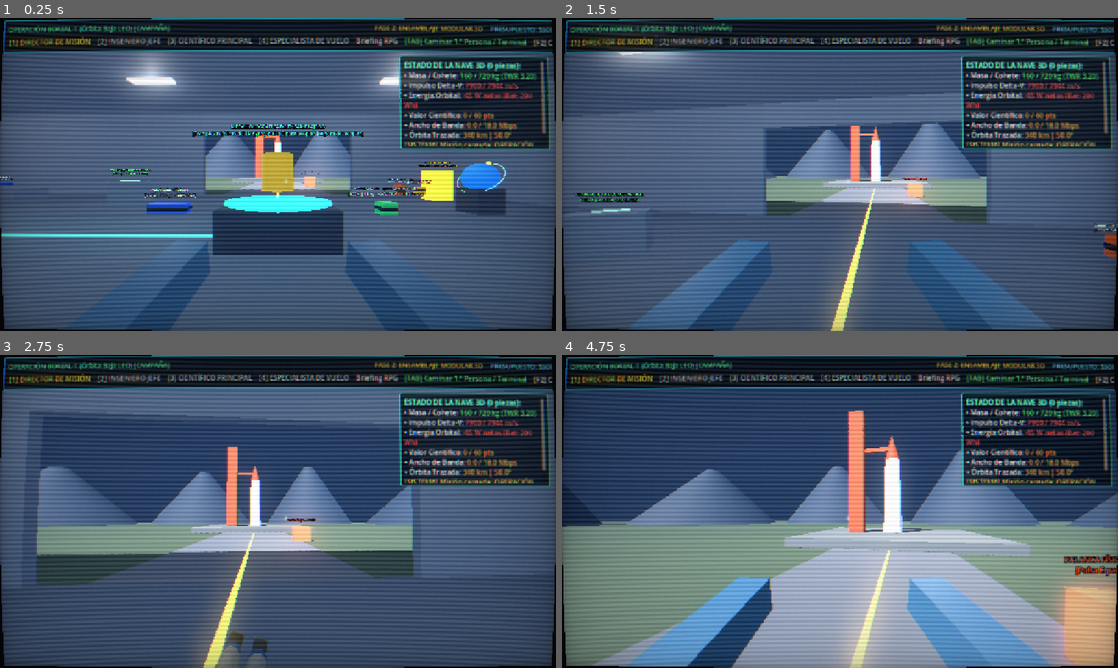
Above: before the commit, frames 1-4 (two rows, left to right).
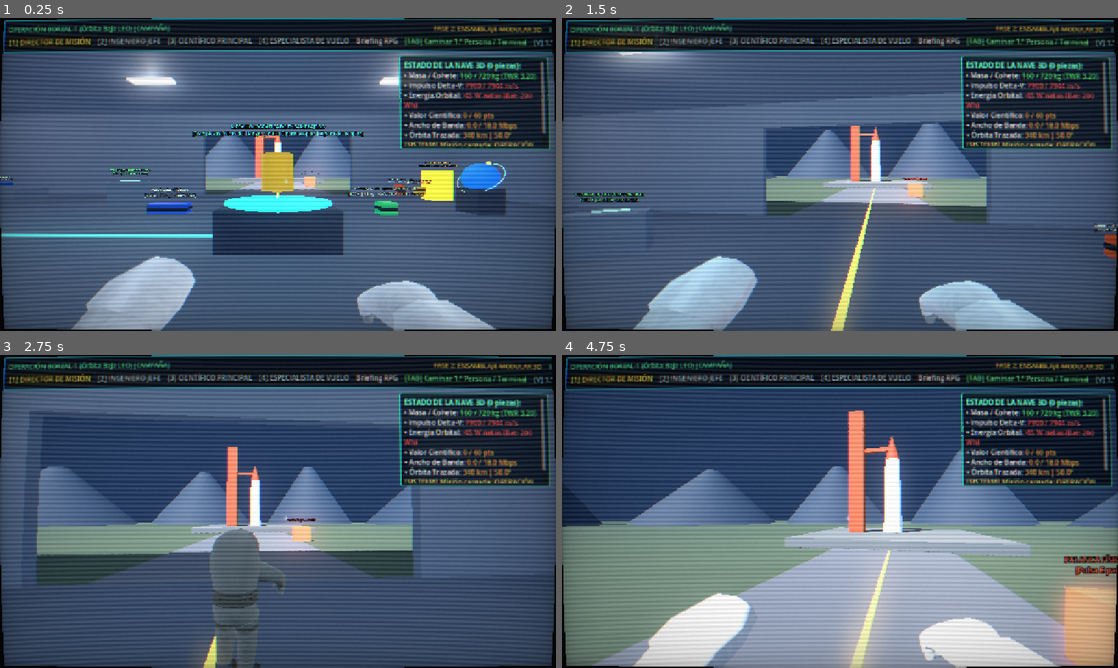
Above: after the commit, the same moments.

Repository: TechnoIsDeath/cosmic-blueprint--misi-n-control
Game: Godot game, scene res://scenes/Main.tscn
Same seed, same stepped clock (60 frames per second), same inputs: the game is played once before the commit and once after it.
Inputs (mouse positions are in pixels of both pictures, inside the frame that each line leads up to):
- Up to frame 1 (0.25 s): no input
- Up to frame 2 (1.5 s): tap Enter at 0.5 s; move the mouse to (867, 174) at 0.52 s; hold W from 0.53 s (still down); tap V at 0.6, 1.35 s; click (867, 174) at 0.67 s; tap Space at 0.77 s; move the mouse to (812, 174) at 1.27 s; click (812, 174) at 1.42 s
- Up to frame 3 (2.75 s): keep holding W; tap Space at 1.52 s; move the mouse to (289, 505) at 2.02 s; tap E at 2.1 s; click (289, 505) at 2.17 s; tap V at 2.3 s
- Up to frame 4 (4.75 s): keep holding W; move the mouse to (834, 517) at 2.77 s; tap Q at 2.85 s; click (834, 517) at 2.92 s; tap Space at 3.02, 3.77, 4.52 s; tap V at 3.05, 3.8, 4.55 s; move the mouse to (878, 514) at 3.52 s; tap G at 3.6 s; click (878, 514) at 3.67 s; move the mouse to (795, 508) at 4.27 s; tap R at 4.35 s; click (795, 508) at 4.42 s

The runs differ from the first frame. In frame 1, 7.5% of the frame differs, in the area x 12-100%, y 2-100%; in frame 2, 8.3%; in frame 3, 2.7%; in frame 4, 9.1%, in the area x 11-100%, y 2-100%.

Commit message:
a

Diff:
--- a/scripts/Main.gd
+++ b/scripts/Main.gd
@@ -18,9 +18,16 @@
 		_run_automated_verification(room)
 
 func _run_automated_verification(room: ControlRoom3D) -> void:
-	print("[TEST] 1. Jugador 1.ª Persona instanciado en pos: %s | Mallas Traje Mark III: %d" % [
-		str(room.player.global_position), room.player.suit_meshes.size()
+	var mi: MeshInstance3D = room.player.suit_meshes[0] if not room.player.suit_meshes.is_empty() else null
+	var suit_box: AABB = (room.player.suit_pivot.get_child(0).transform * mi.transform) * mi.get_aabb() if mi else AABB()
+	print("[TEST] 1. Jugador en pos: %s | Traje Mark III AABB: %s" % [
+		str(room.player.global_position), str(suit_box)
 	])
+	room.player.toggle_third_person()
+	print("[TEST]    -> Cambio a 3.ª persona: %s | Pos cámara: %s" % [
+		str(room.player.third_person), str(room.player.camera.position)
+	])
+	room.player.toggle_third_person()
 	print("[TEST] 2. Objetos físicos 3D en el mundo (PickupItem3D): ", room.pickups_container.get_child_count())
 
 	# Probar recoger un objeto físico con el jugador y acoplarlo a la nave
--- a/scripts/player/FirstPersonPlayer.gd
+++ b/scripts/player/FirstPersonPlayer.gd
@@ -19,8 +19,8 @@
 var raycast: RayCast3D
 var hand_anchor: Node3D
 var flashlight: SpotLight3D
-var left_arm_mesh: MeshInstance3D
-var right_arm_mesh: MeshInstance3D
+var left_arm_mesh: Node3D
+var right_arm_mesh: Node3D
 var suit_pivot: Node3D
 var suit_meshes: Array[MeshInstance3D] = []
 var third_person: bool = false
@@ -99,29 +99,29 @@
 	if suit_scene_node == null:
 		return
 
-	# Orientación para modelos Z-up: levantar verticalmente y mirar al frente (-Z)
-	suit_scene_node.rotation_degrees = Vector3(-90.0, 180.0, 0.0)
+	# El modelo Mark III Spacesuit ya viene erguido internamente (MeshInstance3D rotado 90° en X) y mirando hacia adelante (-Z).
+	suit_scene_node.rotation_degrees = Vector3.ZERO
 	suit_pivot.add_child(suit_scene_node)
 
 	suit_meshes.clear()
 	_collect_meshes(suit_scene_node)
 
-	# Escalar automáticamente a 1.80 m de altura y apoyar pies en y = 0.0
-	var combined_height: float = 1.98
-	var min_y_local: float = -0.89
+	# Calcular AABB real en el espacio de suit_pivot para centrarlo, escalarlo a 1.80 m y apoyar pies en Y=0
 	if not suit_meshes.is_empty():
-		var first_aabb: AABB = suit_meshes[0].get_aabb()
-		# Tras rotar -90 en X, el eje Z del AABB original corresponde a la altura (Y)
-		combined_height = max(first_aabb.size.z, 0.2)
-		min_y_local = first_aabb.position.z
-
-	var target_scale: float = 1.80 / combined_height
-	suit_scene_node.scale = Vector3.ONE * target_scale
-	suit_scene_node.position = Vector3(0.0, -min_y_local * target_scale, 0.0)
+		var mi: MeshInstance3D = suit_meshes[0]
+		var world_aabb: AABB = (suit_scene_node.transform * mi.transform) * mi.get_aabb()
+		var target_scale: float = 1.80 / max(world_aabb.size.y, 0.2)
+		suit_scene_node.scale = Vector3.ONE * target_scale
+		var scaled_aabb: AABB = (suit_scene_node.transform * mi.transform) * mi.get_aabb()
+		var center_xz := Vector2(scaled_aabb.position.x + scaled_aabb.size.x * 0.5, scaled_aabb.position.z + scaled_aabb.size.z * 0.5)
+		suit_scene_node.position = Vector3(-center_xz.x, -scaled_aabb.position.y, -center_xz.y)
 
 func _collect_meshes(node: Node) -> void:
 	if node is MeshInstance3D:
-		suit_meshes.append(node as MeshInstance3D)
+		var mi := node as MeshInstance3D
+		mi.layers = 2
+		mi.cast_shadow = GeometryInstance3D.SHADOW_CASTING_SETTING_ON
+		suit_meshes.append(mi)
 	for c in node.get_children():
 		_collect_meshes(c)
 
@@ -132,49 +132,103 @@
 		hand_anchor.position = Vector3(0.0, -0.10, -(hold_distance + 2.55))
 		left_arm_mesh.visible = false
 		right_arm_mesh.visible = false
-		for mi in suit_meshes:
-			mi.cast_shadow = GeometryInstance3D.SHADOW_CASTING_SETTING_ON
+		camera.set_cull_mask_value(2, true)
+		camera.set_cull_mask_value(3, false)
 	else:
 		camera.position = Vector3.ZERO
 		raycast.target_position = Vector3(0.0, 0.0, -4.5)
 		hand_anchor.position = Vector3(0.0, -0.18, -hold_distance)
 		left_arm_mesh.visible = true
 		right_arm_mesh.visible = true
-		for mi in suit_meshes:
-			mi.cast_shadow = GeometryInstance3D.SHADOW_CASTING_SETTING_SHADOWS_ONLY
+		camera.set_cull_mask_value(2, false)
+		camera.set_cull_mask_value(3, true)
 
 func _build_first_person_arms() -> void:
-	var arm_mat := StandardMaterial3D.new()
-	arm_mat.albedo_color = Color(0.22, 0.36, 0.48)
-	arm_mat.roughness = 0.55
-	arm_mat.metallic = 0.3
-
-	var bm := BoxMesh.new()
-	bm.size = Vector3(0.11, 0.11, 0.55)
-
-	left_arm_mesh = MeshInstance3D.new()
-	left_arm_mesh.mesh = bm
-	left_arm_mesh.material_override = arm_mat
+	left_arm_mesh = _create_astronaut_arm(true)
 	left_arm_mesh.position = Vector3(-0.32, -0.32, -0.45)
 	left_arm_mesh.rotation_degrees = Vector3(10.0, -8.0, 0.0)
 	camera.add_child(left_arm_mesh)
 
-	right_arm_mesh = MeshInstance3D.new()
-	right_arm_mesh.mesh = bm
-	right_arm_mesh.material_override = arm_mat
+	right_arm_mesh = _create_astronaut_arm(false)
 	right_arm_mesh.position = Vector3(0.32, -0.32, -0.45)
 	right_arm_mesh.rotation_degrees = Vector3(10.0, 8.0, 0.0)
 	camera.add_child(right_arm_mesh)
 
+func _create_astronaut_arm(is_left: bool) -> Node3D:
+	var arm_root := Node3D.new()
+	var glove_node: Node3D = _load_glb_scene("res://assets/models/astronaut_glove.glb")
+	if glove_node != null:
+		# Orientar el eje largo (X) hacia adelante (-Z) y escalar a ~0.36 m
+		glove_node.rotation_degrees = Vector3(0.0, 90.0, 0.0)
+		var first_mesh := _find_first_mesh(glove_node)
+		var target_scale: float = 0.028
+		if first_mesh != null:
+			var aabb_sz: Vector3 = first_mesh.get_aabb().size
+			var max_dim: float = max(aabb_sz.x, max(aabb_sz.y, aabb_sz.z))
+			if max_dim > 0.01:
+				target_scale = 0.36 / max_dim
+		glove_node.scale = Vector3(-target_scale if is_left else target_scale, target_scale, target_scale)
+		_set_layer_recursive(glove_node, 4)
+		arm_root.add_child(glove_node)
+		return arm_root
+
+	# Respaldo procedural si el GLB no estuviera disponible
+	var fallback := MeshInstance3D.new()
+	var bm := BoxMesh.new()
+	bm.size = Vector3(0.11, 0.11, 0.45)
+	fallback.mesh = bm
+	fallback.layers = 4
+	arm_root.add_child(fallback)
+	return arm_root
+
+func _load_glb_scene(res_path: String) -> Node3D:
+	if ResourceLoader.exists(res_path):
+		var packed := load(res_path) as PackedScene
+		if packed:
+			return packed.instantiate() as Node3D
+	var doc := GLTFDocument.new()
+	var state := GLTFState.new()
+	var abs_path: String = ProjectSettings.globalize_path(res_path)
+	if FileAccess.file_exists(abs_path) and doc.append_from_file(abs_path, state) == OK:
+		return doc.generate_scene(state) as Node3D
+	return null
+
+func _find_first_mesh(node: Node) -> MeshInstance3D:
+	if node is MeshInstance3D:
+		return node as MeshInstance3D
+	for c in node.get_children():
+		var found := _find_first_mesh(c)
+		if found != null:
+			return found
+	return null
+
+func _set_layer_recursive(node: Node, layer_mask: int) -> void:
+	if node is MeshInstance3D:
+		var mi := node as MeshInstance3D
+		mi.layers = layer_mask
+		mi.cast_shadow = GeometryInstance3D.SHADOW_CASTING_SETTING_OFF
+	for c in node.get_children():
+		_set_layer_recursive(c, layer_mask)
+
 func set_ui_mode(open: bool) -> void:
 	ui_open = open
 	Input.mouse_mode = Input.MOUSE_MODE_VISIBLE if ui_open else Input.MOUSE_MODE_CAPTURED
+
+func toggle_third_person() -> void:
+	third_person = not third_person
+	_apply_camera_perspective()
+
+func _input(event: InputEvent) -> void:
+	if event is InputEventKey and event.pressed and not event.echo:
+		if event.keycode == KEY_V:
+			toggle_third_person()
 
 func _unhandled_input(event: InputEvent) -> void:
 	if event is InputEventMouseMotion and not ui_open and Input.mouse_mode == Input.MOUSE_MODE_CAPTURED:
 		rotate_y(deg_to_rad(-event.relative.x * MOUSE_SENSITIVITY))
 		head.rotate_x(deg_to_rad(-event.relative.y * MOUSE_SENSITIVITY))
-		head.rotation.x = clampf(head.rotation.x, deg_to_rad(-82.0), deg_to_rad(82.0))
+		var max_pitch: float = 55.0 if third_person else 82.0
+		head.rotation.x = clampf(head.rotation.x, deg_to_rad(-max_pitch), deg_to_rad(max_pitch))
 
 	if event is InputEventMouseButton and event.pressed and not ui_open:
 		if Input.mouse_mode != Input.MOUSE_MODE_CAPTURED:
@@ -213,9 +267,6 @@
 					_try_detach_part_from_table()
 			KEY_F:
 				flashlight.visible = not flashlight.visible
-			KEY_V:
-				third_person = not third_person
-				_apply_camera_perspective()
 
 func _physics_process(delta: float) -> void:
 	if not is_on_floor():
--- a/scripts/ui/MissionControlHUD.gd
+++ b/scripts/ui/MissionControlHUD.gd
@@ -277,6 +277,15 @@
 	btn_toggle_ui.modulate = Color(0.45, 1.0, 0.65)
 	btn_toggle_ui.pressed.connect(func() -> void: set_terminal_open(not terminal_open))
 	role_row.add_child(btn_toggle_ui)
+
+	var btn_cam_view := Button.new()
+	btn_cam_view.text = "[V] 1.ª / 3.ª Pers."
+	btn_cam_view.modulate = Color(0.55, 0.88, 1.0)
+	btn_cam_view.pressed.connect(func() -> void:
+		if is_instance_valid(control_room) and is_instance_valid(control_room.player):
+			control_room.player.toggle_third_person()
+	)
+	role_row.add_child(btn_cam_view)
 
 	var btn_crt := Button.new()
 	btn_crt.text = "[F2] CRT"
--- a/scripts/world/ControlRoom3D.gd
+++ b/scripts/world/ControlRoom3D.gd
@@ -22,6 +22,9 @@
 var rocket_flame: MeshInstance3D
 var room_alarm_light: OmniLight3D
 var exterior_dish_head: Node3D
+var mirror_root: Node3D
+var mirror_camera: Camera3D
+var mirror_viewport: SubViewport
 
 const STATION_SPAWN_POS: Dictionary = {
 	CatalogData.Role.DIRECTOR: Vector3(0.0, 0.25, 6.8),
@@ -37,6 +40,7 @@
 	_build_orbital_globe_3d()
 	_build_hangar_and_dispensers()
 	_build_exterior_dish_and_launchpad()
+	_build_inspection_mirror()
 	_spawn_player()
 	_spawn_initial_physical_items()
 
@@ -634,3 +638,74 @@
 		else:
 			room_alarm_light.light_color = Color(0.55, 0.90, 1.0)
 			room_alarm_light.light_energy = 2.2
+
+	# Actualizar cámara del espejo de inspección EVA en tiempo real
+	if is_instance_valid(mirror_root) and is_instance_valid(mirror_camera) and is_instance_valid(player) and is_instance_valid(player.camera):
+		var cam_pos: Vector3 = player.camera.global_position
+		var mirror_pos: Vector3 = mirror_root.global_position
+		var mirror_normal: Vector3 = -mirror_root.global_transform.basis.z.normalized()
+		var dist_to_plane: float = (cam_pos - mirror_pos).dot(mirror_normal)
+		var reflected_pos: Vector3 = cam_pos - 2.0 * dist_to_plane * mirror_normal
+		mirror_camera.global_position = reflected_pos
+		var look_target: Vector3 = mirror_pos + Vector3(0.0, 0.05, 0.0)
+		if mirror_camera.global_position.distance_to(look_target) > 0.1:
+			mirror_camera.look_at(look_target, Vector3.UP)
+
+func _build_inspection_mirror() -> void:
+	mirror_root = Node3D.new()
+	mirror_root.name = "InspectionMirror"
+	mirror_root.position = Vector3(4.6, 1.45, 7.2)
+	mirror_root.rotation_degrees = Vector3(0.0, 28.0, 0.0)
+	add_child(mirror_root)
+
+	# Respaldo y marco metálico físico
+	var frame_mat := _make_mat(Color(0.24, 0.28, 0.34))
+	var trim_mat := _make_mat(Color(0.85, 0.65, 0.18), Color(0.85, 0.65, 0.18), 0.7)
+	_add_static_box(mirror_root, Vector3(2.6, 2.8, 0.16), Vector3(0.0, 0.0, 0.12), frame_mat)
+	_add_visual_box(mirror_root, Vector3(2.7, 0.10, 0.22), Vector3(0.0, 1.42, 0.08), trim_mat)
+	_add_visual_box(mirror_root, Vector3(2.7, 0.10, 0.22), Vector3(0.0, -1.42, 0.08), trim_mat)
+
+	# SubViewport que renderiza al astronauta Mark III completo (capas 1 y 2, ocultando brazos flotantes de capa 3)
+	mirror_viewport = SubViewport.new()
+	mirror_viewport.size = Vector2i(512, 512)
+	mirror_viewport.render_target_update_mode = SubViewport.UPDATE_ALWAYS
+	mirror_root.add_child(mirror_viewport)
+
+	mirror_camera = Camera3D.new()
+	mirror_camera.fov = 52.0
+	mirror_camera.set_cull_mask_value(1, true)
+	mirror_camera.set_cull_mask_value(2, true)
+	mirror_camera.set_cull_mask_value(3, false)
+	mirror_viewport.add_child(mirror_camera)
+
+	# Superficie reflectante del espejo
+	var mirror_mesh := MeshInstance3D.new()
+	var qm := QuadMesh.new()
+	qm.size = Vector2(2.35, 2.55)
+	mirror_mesh.mesh = qm
+	mirror_mesh.position = Vector3(0.0, 0.0, 0.01)
+	mirror_mesh.rotation_degrees.y = 180.0
+
+	var mirror_mat := StandardMaterial3D.new()
+	mirror_mat.shading_mode = BaseMaterial3D.SHADING_MODE_UNSHADED
+	mirror_mat.albedo_texture = mirror_viewport.get_texture()
+	mirror_mat.uv1_scale = Vector3(-1.0, 1.0, 1.0)
+	mirror_mat.uv1_offset = Vector3(1.0, 0.0, 0.0)
+	mirror_mesh.material_override = mirror_mat
+	mirror_root.add_child(mirror_mesh)
+
+	# Luz dedicada para iluminar bien al astronauta frente al espejo
+	var spot := OmniLight3D.new()
+	spot.position = Vector3(0.0, 1.8, -1.6)
+	spot.omni_range = 8.0
+	spot.light_energy = 2.4
+	spot.light_color = Color(0.95, 0.98, 1.0)
+	mirror_root.add_child(spot)
+
+	var lbl := Label3D.new()
+	lbl.text = "ESPEJO DE INSPECCIÓN TRAJE MARK III"
+	lbl.font_size = 24
+	lbl.modulate = Color(0.45, 0.95, 1.0)
+	lbl.position = Vector3(0.0, 1.72, 0.0)
+	lbl.billboard = BaseMaterial3D.BILLBOARD_ENABLED
+	mirror_root.add_child(lbl)
Binary file added: assets/models/astronaut_glove.glb
Not shown, added: assets/models/astronaut_glove.glb.import
Binary file added: assets/models/astronaut_glove_astnt1_1.webp
Not shown, added: assets/models/astronaut_glove_astnt1_1.webp.import
Binary file added: assets/models/astronaut_glove_astnt1_1_1.png
Not shown, added: assets/models/astronaut_glove_astnt1_1_1.png.import
Binary file added: assets/models/astronaut_glove_astnt1_2.webp
Not shown, added: assets/models/astronaut_glove_astnt1_2.webp.import
Binary file added: assets/models/astronaut_glove_astnt1_2_3.png
Not shown, added: assets/models/astronaut_glove_astnt1_2_3.png.import
